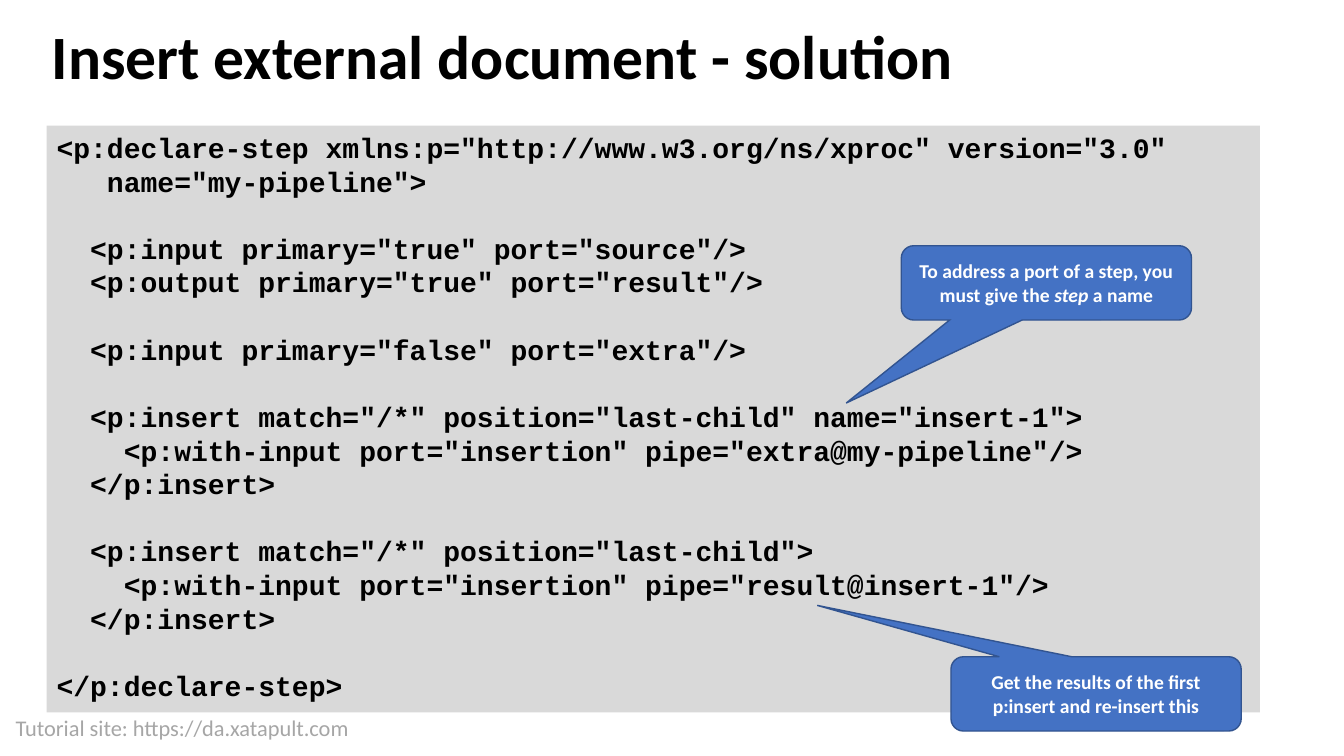
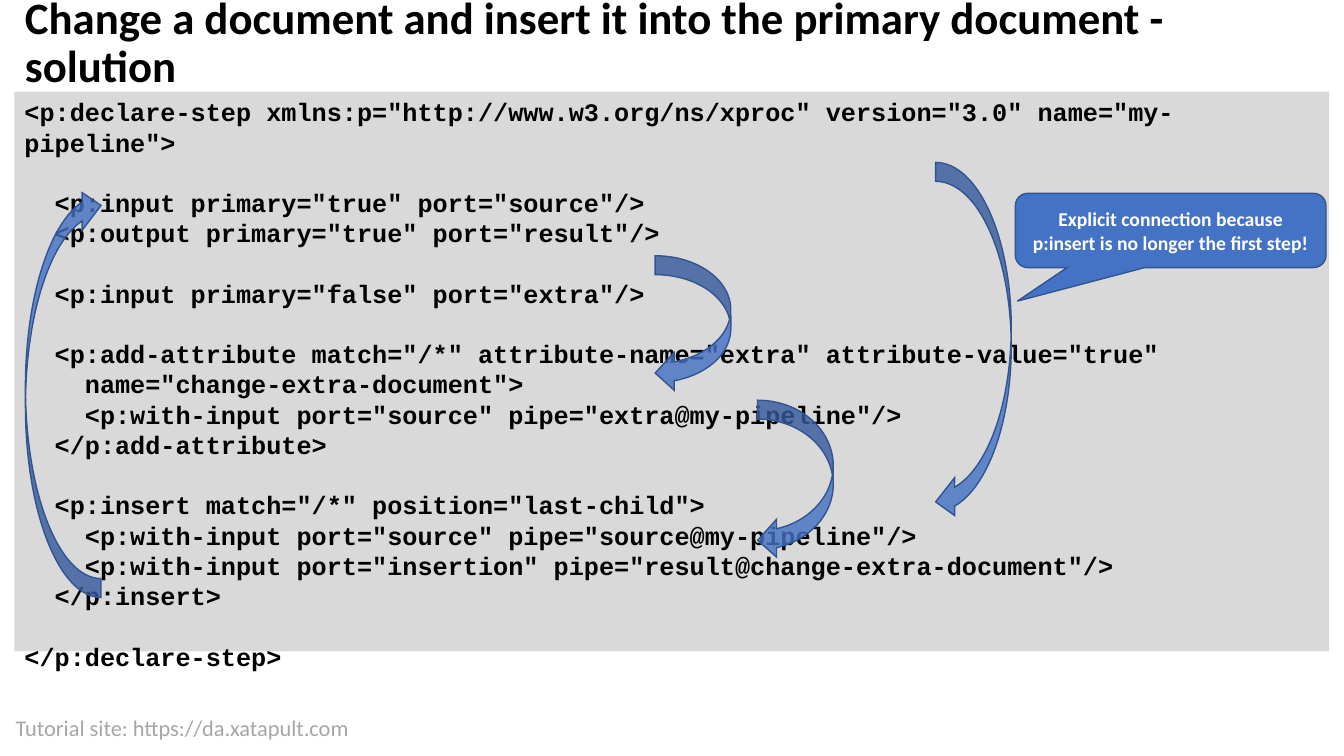
Before and after one commit to xatapult/da-2021-xproc, a slide deck: slide 34 of presentation/Introduction to XProc 3.0.pptx (slide 33 before the commit). Drawn at 1344x756 pixels with LibreOffice and Linux fonts; fonts in the diff are those of the drawing; background and template pictures are left out. Boxes give left, top, right and bottom in pixels: in the first picture for what was removed or moved away, otherwise in the second. Text is boxed around its words. In the diff, an @@ line names an element or a change of style, - is before the commit and + after.

```diff
--- a/presentation/Introduction to XProc 3.0.pptx
+++ b/presentation/Introduction to XProc 3.0.pptx
@@ title at bbox=[25, 2, 1139, 83]: text changed; size 44 to 32 pt @@
-Insert external document - solution
+Change a document and insert it into the primary document - solution
@@ rectangle "<p:declare-step xmlns:p="http://www.w3.org/ns/xproc" version ...": place and size @@
-rectangle "<p:declare-step xmlns:p="http://www.w3.org/ns/xproc" version ..." at bbox=[46, 126, 1260, 713]
+rectangle "<p:declare-step xmlns:p="http://www.w3.org/ns/xproc" version ..." at bbox=[14, 92, 1329, 651]
@@ text in rectangle at bbox=[24, 103, 1174, 158]: text changed; size 20 to 18 pt @@
-<p:declare-step xmlns:p="http://www.w3.org/ns/xproc" version="3.0"
-name="my-pipeline">
+<p:declare-step xmlns:p="http://www.w3.org/ns/xproc" version="3.0" name="my-pipeline">
@@ curved right arrow added at bbox=[936, 162, 1011, 521], fill #4472C4 at 81% opacity, outline #325491 1 pt @@
@@ curved right arrow added at bbox=[25, 187, 101, 598], fill #4472C4 at 81% opacity, outline #325491 1 pt @@
@@ text in rectangle at bbox=[55, 194, 705, 611]: size 20 to 18 pt in "<p:input primary="true" port="source"/>", "<p:output primary="true" port="result"/>", "<p:input primary="false" port="extra"/>", "<p:insert match="/*" position="last-child">" and 2 more places @@
@@ rounded speech box added at bbox=[1015, 194, 1326, 268], fill #4472C4, outline #325491 1 pt, 14 pt, text #FFFFFF, bold @@
+Explicit connection because p:insert is no longer the first step!
@@ curved right arrow added at bbox=[655, 256, 731, 392], fill #4472C4 at 81% opacity, outline #325491 1 pt @@
@@ rounded speech box removed at bbox=[901, 246, 1192, 321] @@
-To address a port of a step, you must give the step a name
@@ text in rectangle at bbox=[55, 345, 1159, 460]: text changed; size 20 to 18 pt @@
-<p:insert match="/*" position="last-child" name="insert-1">
-<p:with-input port="insertion" pipe="extra@my-pipeline"/>
-</p:insert>
+<p:add-attribute match="/*" attribute-name="extra" attribute-value="true"
+name="change-extra-document">
+<p:with-input port="source" pipe="extra@my-pipeline"/>
+</p:add-attribute>
@@ curved right arrow added at bbox=[758, 400, 834, 560], fill #4472C4 at 81% opacity, outline #325491 1 pt @@
@@ text in rectangle at bbox=[85, 526, 1113, 583]: text changed; size 20 to 18 pt @@
-<p:with-input port="insertion" pipe="result@insert-1"/>
+<p:with-input port="source" pipe="source@my-pipeline"/>
+<p:with-input port="insertion" pipe="result@change-extra-document"/>
@@ rounded speech box removed at bbox=[951, 657, 1241, 732] @@
-Get the results of the first p:insert and re-insert this
```
Also in this commit, not shown: 2 other slides changed, 7 slides added, 1 slide removed, 7 other files.
